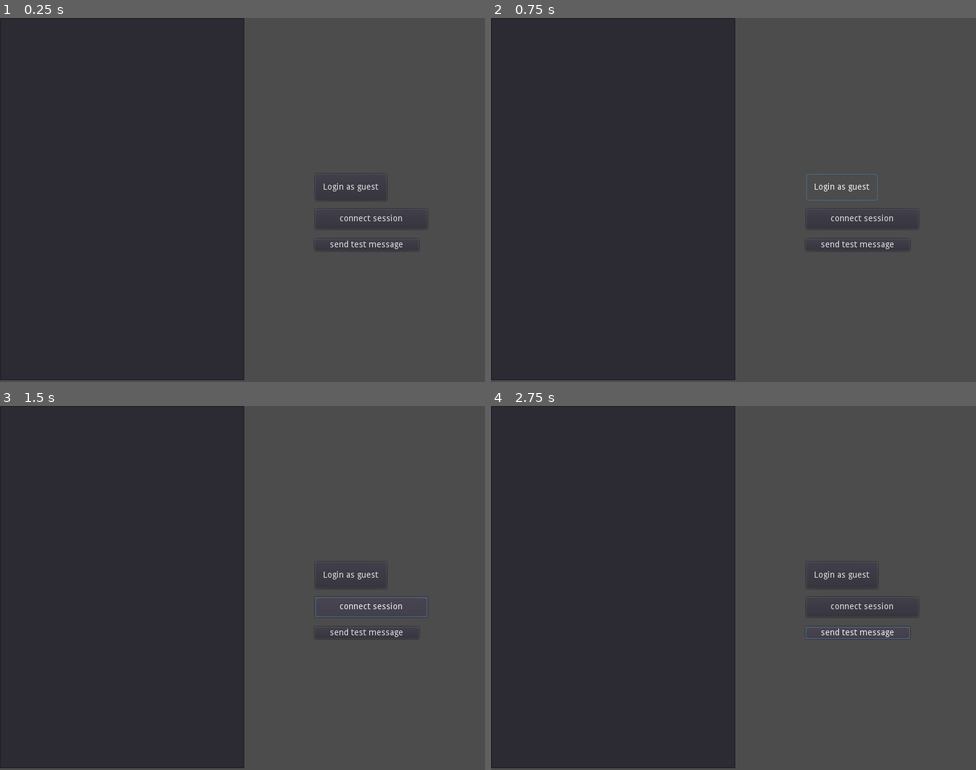
Above: before the commit, frames 1-4 (two rows, left to right).
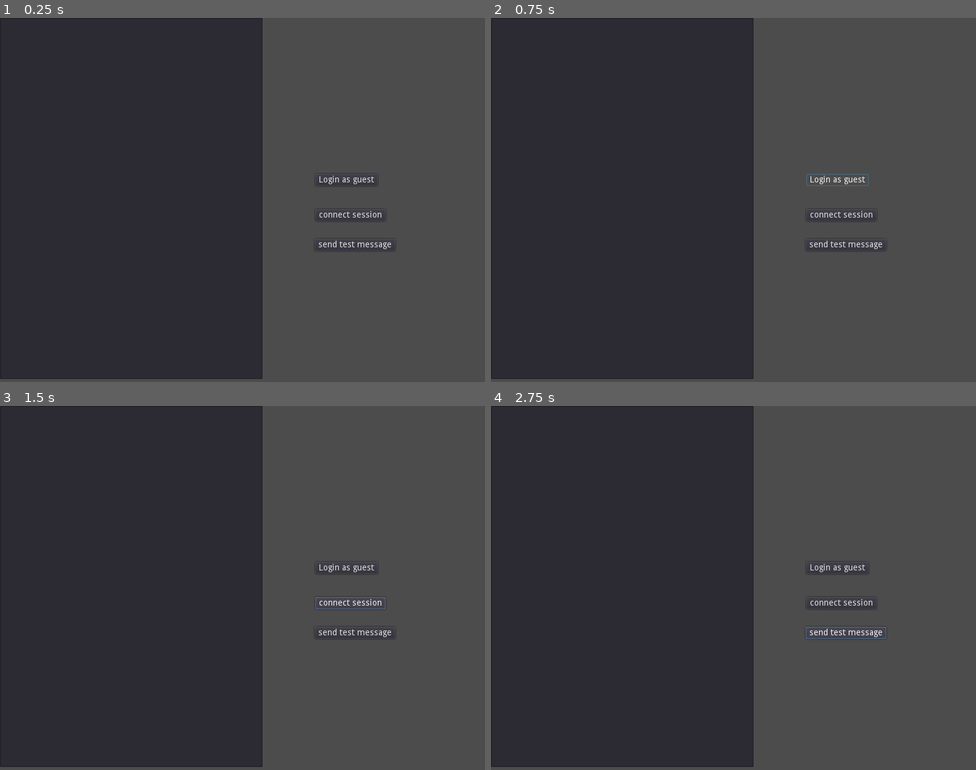
Above: after the commit, the same moments.

Repository: tbscode/ggj2023
Game: Godot game, scene res://scenes/ui.tscn
The game is run twice, just before and just after one commit, with the same random seed, the same clock (stepped at 60 frames per second) and the same inputs.
Inputs:
- Up to frame 1 (0.25 s): no input
- Up to frame 2 (0.75 s): click "Login as guest" at 0.5 s
- Up to frame 3 (1.5 s): click "connect session" at 1.25 s
- Up to frame 4 (2.75 s): click "send test message" at 2 s

The runs differ from the first frame. In frame 1, 4.4% of the frame differs, in the area x 0-83%, y 0-100%; in frame 2, 4.4%; in frame 3, 4.5%, in the area x 0-89%, y 0-100%; in frame 4, 4.4%.

Commit message:
several game advancements

Diff:
--- a/game/project.godot
+++ b/game/project.godot
@@ -13,6 +13,10 @@
 config/name="ggj2023"
 run/main_scene="res://scenes/ui.tscn"
 config/icon="res://icon.png"
+
+[autoload]
+
+Global="*res://scripts/global.gd"
 
 [debug]
 
--- a/game/scenes/game.tscn
+++ b/game/scenes/game.tscn
@@ -1,15 +1,18 @@
-[gd_scene load_steps=7 format=2]
+[gd_scene load_steps=9 format=2]
 
 [ext_resource path="res://assets/background.png" type="Texture" id=1]
 [ext_resource path="res://scripts/player.gd" type="Script" id=2]
 [ext_resource path="res://assets/root_end.png" type="Texture" id=3]
 [ext_resource path="res://assets/direction_display.png" type="Texture" id=4]
 [ext_resource path="res://assets/root_branch.png" type="Texture" id=5]
+[ext_resource path="res://scripts/menu/menu.gd" type="Script" id=6]
+[ext_resource path="res://scripts/socket.gd" type="Script" id=7]
 
 [sub_resource type="Theme" id=1]
 
 [node name="root" type="Node2D"]
 position = Vector2( 418, 301 )
+script = ExtResource( 6 )
 
 [node name="background" type="TextureRect" parent="."]
 margin_left = -417.0
@@ -50,3 +53,27 @@
 [node name="root_direction_display" type="Sprite" parent="game_ui"]
 position = Vector2( 768, 29 )
 texture = ExtResource( 4 )
+
+[node name="terminal" type="TextEdit" parent="game_ui"]
+margin_left = 511.0
+margin_top = 69.0
+margin_right = 818.0
+margin_bottom = 602.0
+wrap_enabled = true
+
+[node name="session_controller" type="Node" parent="."]
+script = ExtResource( 7 )
+
+[node name="pre_game_screen" type="CanvasLayer" parent="."]
+
+[node name="placeholder" type="RichTextLabel" parent="pre_game_screen"]
+anchor_right = 1.024
+anchor_bottom = 1.0
+margin_left = 70.0
+margin_top = 73.0
+margin_right = -613.2
+margin_bottom = -487.0
+rect_scale = Vector2( 11.9773, 16.7473 )
+custom_colors/default_color = Color( 0, 0, 0, 1 )
+text = "Pre game
+screen"
--- a/game/scenes/ui.tscn
+++ b/game/scenes/ui.tscn
@@ -1,14 +1,12 @@
 [gd_scene load_steps=5 format=2]
 
-[ext_resource path="res://scripts/menu/menu.gd" type="Script" id=1]
+[ext_resource path="res://scripts/menu/game_selection_menu.gd" type="Script" id=1]
 [ext_resource path="res://scripts/auth.gd" type="Script" id=2]
 [ext_resource path="res://scripts/socket.gd" type="Script" id=3]
 
 [sub_resource type="StyleBoxTexture" id=1]
 
 [node name="root" type="Control"]
-anchor_right = 1.0
-anchor_bottom = 1.0
 script = ExtResource( 1 )
 
 [node name="join_game_button" type="Button" parent="."]
@@ -24,14 +22,6 @@
 [node name="user_auth" type="Node" parent="."]
 script = ExtResource( 2 )
 
-[node name="name_label" type="RichTextLabel" parent="."]
-anchor_right = 1.0
-anchor_bottom = 1.0
-margin_left = 485.0
-margin_top = 201.0
-margin_right = -196.0
-margin_bottom = -373.0
-
 [node name="connect_websocket" type="Button" parent="."]
 anchor_right = 1.0
 anchor_bottom = 1.0
@@ -44,13 +34,6 @@
 [node name="socket_manager" type="Node" parent="."]
 script = ExtResource( 3 )
 
-[node name="console" type="TextEdit" parent="."]
-anchor_right = 1.0
-anchor_bottom = 1.0
-margin_right = -397.0
-margin_bottom = -3.0
-wrap_enabled = true
-
 [node name="test_message_button" type="Button" parent="."]
 anchor_right = 1.0
 anchor_bottom = 1.0
@@ -60,6 +43,17 @@
 margin_bottom = -216.0
 text = "send test message"
 
+[node name="console" type="TextEdit" parent="."]
+margin_right = 433.0
+margin_bottom = 595.0
+wrap_enabled = true
+
+[node name="name_label" type="RichTextLabel" parent="."]
+margin_left = 484.0
+margin_top = 186.0
+margin_right = 767.0
+margin_bottom = 226.0
+
 [connection signal="pressed" from="join_game_button" to="." method="_on_join_game_button_pressed"]
 [connection signal="pressed" from="connect_websocket" to="." method="_on_connect_websocket_pressed"]
 [connection signal="pressed" from="test_message_button" to="." method="_on_test_message_button_pressed"]
--- a/game/scripts/auth.gd
+++ b/game/scripts/auth.gd
@@ -2,16 +2,18 @@
 
 const BACKEND_URL = "http://localhost:8000"
 const GUEST_LOGIN_URL = BACKEND_URL + "/api/guest_login/"
-const USER_LOGIN_URL = BACKEND_URL + "/user_login"
+const USER_LOGIN_URL = BACKEND_URL + "/api/user_login/"
 
 func request_login(username, password):
 	var request = HTTPRequest.new()
+	add_child(request)
 	var body = to_json({"username": username, "password" : password})
 
 	request.connect("request_completed", self, "_on_login_request_completed")
-	var error = request.request(BACKEND_URL, [], true, HTTPClient.METHOD_POST, body)
+	var error = request.request(USER_LOGIN_URL, [], true, HTTPClient.METHOD_POST, body)
 
 	if error != OK:
+		get_node("/root/root/console").text += "ERROR cant login \n"
 		print("ERROR cant login")
 
 func request_guest_login():
@@ -21,9 +23,9 @@
 
 	request.connect("request_completed", self, "_on_guest_login_request_completed")
 	var error = request.request(GUEST_LOGIN_URL)
+
 	if error != OK:
-		print("ERROR cant login")
-	pass
+		get_node("/root/root/console").text += "ERROR guest login failed \n"
 
 func _on_guest_login_request_completed(request_id, result, headers, body):
 	if result == 200:
@@ -36,7 +38,7 @@
 		header_str = header_str.substr(id_start + len("sessionid="))
 		var session_id = header_str.split(";")[0]
 
-		get_node("/root/root").login_completed(response['username'], session_id)
+		get_node("/root/root").login_completed(response['username'], session_id, response['key'])
 	else:
 		# TODO: handle the error
 		print("ERROR cant login")
@@ -44,8 +46,15 @@
 func _on_login_request_completed(request_id, result, headers, body):
 	if result == 200:
 		var response = parse_json(body.get_string_from_utf8())
-		print("GOT")
-		print(response)
+
+		# We need to extract the session token so we can stay logged in!
+		var header_str = str(headers)
+		print("HEAD", header_str)
+		var id_start = str(headers).find("sessionid=")
+		header_str = header_str.substr(id_start + len("sessionid="))
+		var session_id = header_str.split(";")[0]
+
+		get_node("/root/root").login_completed(response['username'], session_id, response['key'])
 		return response
 	else:
 		# TODO: handle the error
@@ -61,6 +70,7 @@
 	else:
 		# TODO display this error to the user
 		print("ERROR cant login")
+		return false
 
 func _ready():
 	pass # Replace with function body.
--- /dev/null
+++ b/game/scripts/global.gd
@@ -0,0 +1,5 @@
+extends Node
+
+var key = ""
+var session_id = ""
+var username = ""
--- /dev/null
+++ b/game/scripts/menu/game_selection_menu.gd
@@ -0,0 +1,51 @@
+extends Control
+
+var session_id = ""
+var username = ""
+
+func _ready():
+	pass
+
+func _on_join_game_button_pressed():
+	var save_file = File.new()
+	var file_exists = save_file.file_exists("user://user.save")
+
+	if file_exists:
+		save_file.open("user://user.save", File.READ)
+		var file_text = ""
+		while not save_file.eof_reached():
+			file_text += save_file.get_line()
+
+		print("TEXT", file_text)
+
+		var json = JSON.parse(file_text)
+		if json.error == OK:
+			Global.username = json.result["username"]
+			Global.key = json.result["key"]
+			$user_auth.login_user(Global.username + ":" + Global.key)
+			return
+		else:
+			print("Error parsing json")
+
+		save_file.close()
+
+	$user_auth.login_user()
+
+func login_completed(username, session_id, key):
+	print(username)
+	$name_label.text = username
+	Global.session_id = session_id
+	Global.username = username
+	Global.key = key
+	self.session_id = session_id
+	self.username = username
+
+
+func _on_connect_websocket_pressed():
+	print("Tying to connect to websocket")
+	$socket_manager.connect_to_socket(self.session_id)
+
+
+
+func _on_test_message_button_pressed():
+	$socket_manager.send_message({"data" : "Hello World"})
--- a/game/scripts/menu/menu.gd
+++ b/game/scripts/menu/menu.gd
@@ -1,4 +1,4 @@
-extends Control
+extends Node2D
 
 var session_id = ""
 var username = ""
@@ -12,8 +12,20 @@
 func login_completed(username, session_id):
 	print(username)
 	$name_label.text = username
+	Global.session_id = session_id
+	Global.username = username
+	Global.key = ""
 	self.session_id = session_id
 	self.username = username
+
+	var safe_user = File.new()
+	safe_user.open("user://user.save", File.WRITE)
+	safe_user.store_line(JSON.print({
+		"username": response['username'],
+		"session" : session_id,
+		"key" : response['key']
+	}))
+	safe_user.close()
 
 
 func _on_connect_websocket_pressed():
--- a/game/scripts/socket.gd
+++ b/game/scripts/socket.gd
@@ -50,14 +50,10 @@
 		print("CONNECTED TO SERVER", "Got group", self.my_group)
 
 func _process(delta):
-	# Call this in _process or _physics_process. Data transfer, and signals
-	# emission will only happen when calling this function.
 	_client.poll()
 
 func send_message(data):
 	var user_dict = {"type" : "simple", "username" : get_node("/root/root").username, "recipients" : "all", "group" : self.my_group}
 	user_dict.merge(data)
-	print("SENDING MESSAGE", user_dict)
 	var text_data = JSON.print(user_dict).to_utf8()
-	print("SENDING MESSAGE 2", text_data)
 	_client.get_peer(1).put_packet(text_data)
